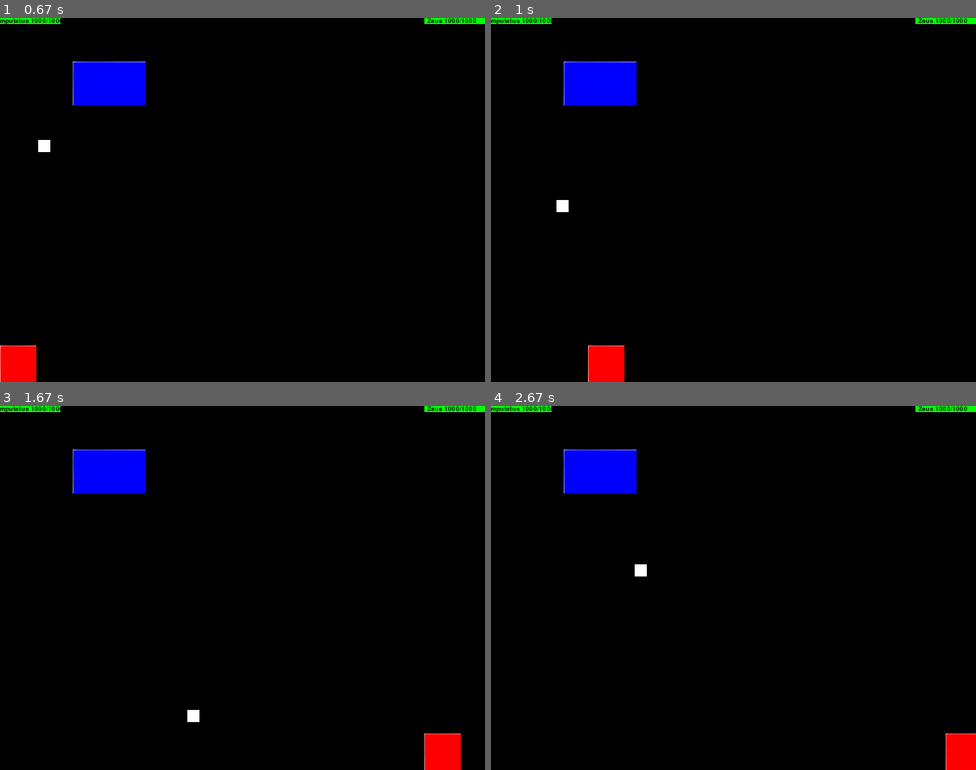
Above: before the commit, frames 1-4 (two rows, left to right).
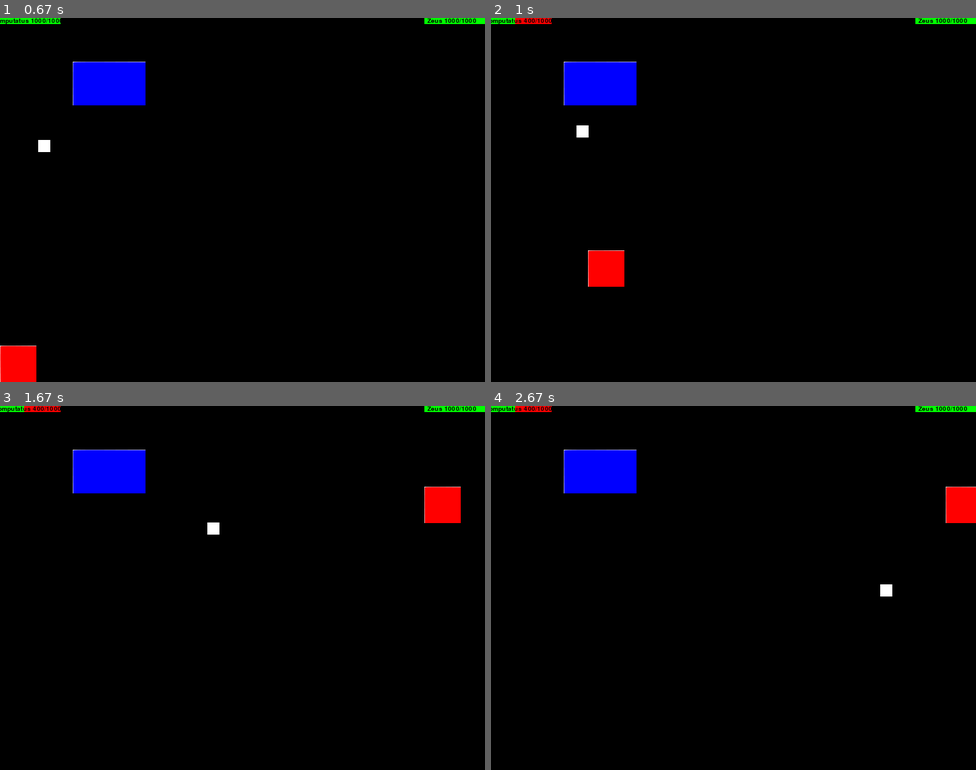
Above: after the commit, the same moments.

Repository: RodrigoSdeCarvalho/Project-Zeus-Pygame
Game: pygame game, started from prototipo/Game.py
Same seed, same stepped clock (60 frames per second), same inputs: the game is played once before the commit and once after it.
Inputs (mouse positions are in pixels of both pictures, inside the frame that each line leads up to):
- Up to frame 1 (0.67 s): click "Play" at 0.38 s
- Up to frame 2 (1 s): hold Space from 0.67 s (still down); hold D from 0.67 s (still down); move the mouse to (714, 214) at 0.7 s
- Up to frame 3 (1.67 s): release Space at 1.13 s; release D at 1.13 s; hold Shift 1.17-1.63 s; hold D 1.17-1.63 s; tap Space at 1.23, 1.53 s
- Up to frame 4 (2.67 s): hold D 1.67-2.13 s; tap Space at 1.73, 2.03, 2.23, 2.53 s; hold D 2.17-2.63 s

Frame 1 is identical in both runs. In frame 2, 1.8% of the frame differs, in the area x 0-28%, y 0-100%; in frame 3, 1.8%; in frame 4, 1.6%.

Commit message:
Player jumping

Diff:
--- a/prototipo/GameLogic/Characters/Player.py
+++ b/prototipo/GameLogic/Characters/Player.py
@@ -19,6 +19,7 @@
         self.__y_position = y_position
         self.__speed = speed
         self.__jump_height = jump_height
+        self.__max_jump_height = jump_height
         self.__sprites = sprites
         self.window = surface
         self.__max_health = max_health
@@ -82,6 +83,14 @@
     @jump_height.setter
     def jump_height(self, jump_height):
         self.__jump_height = jump_height
+
+    @property
+    def max_jump_height(self):
+        return self.__max_jump_height
+
+    @max_jump_height.setter
+    def max_jump_height(self, jump_height):
+        self.__max_jump_height = jump_height
 
     @property
     def sprites(self):
@@ -161,3 +170,11 @@
                                   self.hitbox_x, self.hitbox_y,
                                   self.x_position, self.y_position)
 '''
+
+    def jump(self):
+        if self.jump_height >= (-1) * self.max_jump_height:
+            self.y_position -= (self.jump_height * abs(self.jump_height)) / 2
+            self.jump_height -= 1
+        else:
+            self.jump_height = self.max_jump_height
+            return True
--- a/prototipo/GameLogic/Stage/Stage.py
+++ b/prototipo/GameLogic/Stage/Stage.py
@@ -33,7 +33,7 @@
         self.__minions = []
 
         self.__players = [Player("Computatus", ["prototipo\Images\square.png"], 1000,
-                                 1000, 0, 540, 60, 60, 5, 150, self.skills[0],
+                                 1000, 0, 540, 60, 60, 5, 13, self.skills[0],
                                  Weapon(10, ''), 100, 100, 0, surface)]
 
         '''Adicionar mais players  aqui'''
@@ -159,7 +159,6 @@
             return False
 
         return True
-
 
     def start(self):
         index = self.index
@@ -176,6 +175,7 @@
 
         clock = 0
         boss_skill_run = True
+        jumping = False
 
         while play:
             for event in pygame.event.get():
@@ -191,21 +191,22 @@
             if keys[pygame.K_a] and player.x_position >= 0:
                 player.x_position -= player.speed
 
-            if keys[pygame.K_s] and player.y_position + player.hitbox_y <= self.window.height:
-                player.y_position += player.speed
-
-            if keys[pygame.K_w] and player.y_position >= 0:
-                player.y_position -= player.speed
-
-            if keys[pygame.K_LSHIFT]:
-                player.speed = 10
-
             if keys[pygame.K_LSHIFT]:
                 player.speed = 10
 
             if keys[pygame.K_e]:
                 if self.collision(player, boss):
                     player.skill.attack(boss)
+
+            if not (jumping):
+                if keys[pygame.K_SPACE] and player.y_position >= 0:
+                    jumping = True
+            else:
+                finished = player.jump()
+
+                if finished:
+                    jumping = False
+
 
             self.window.display.fill((0, 0, 0))
             self.status(boss, [700, 0])
